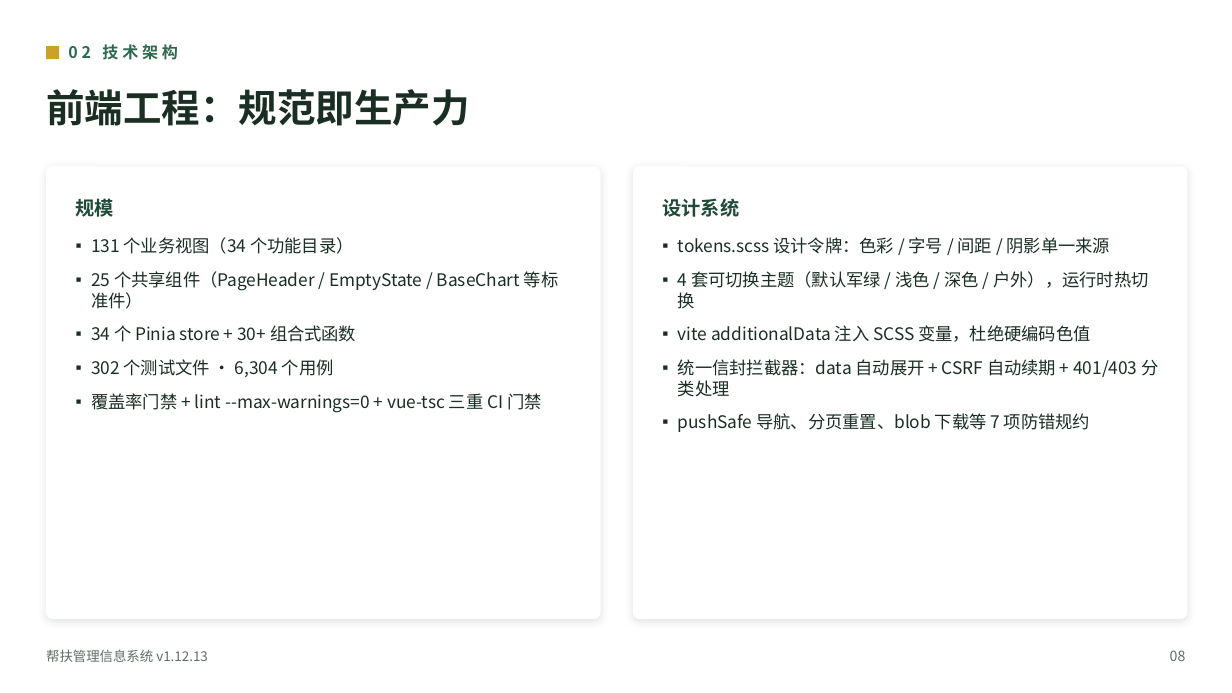
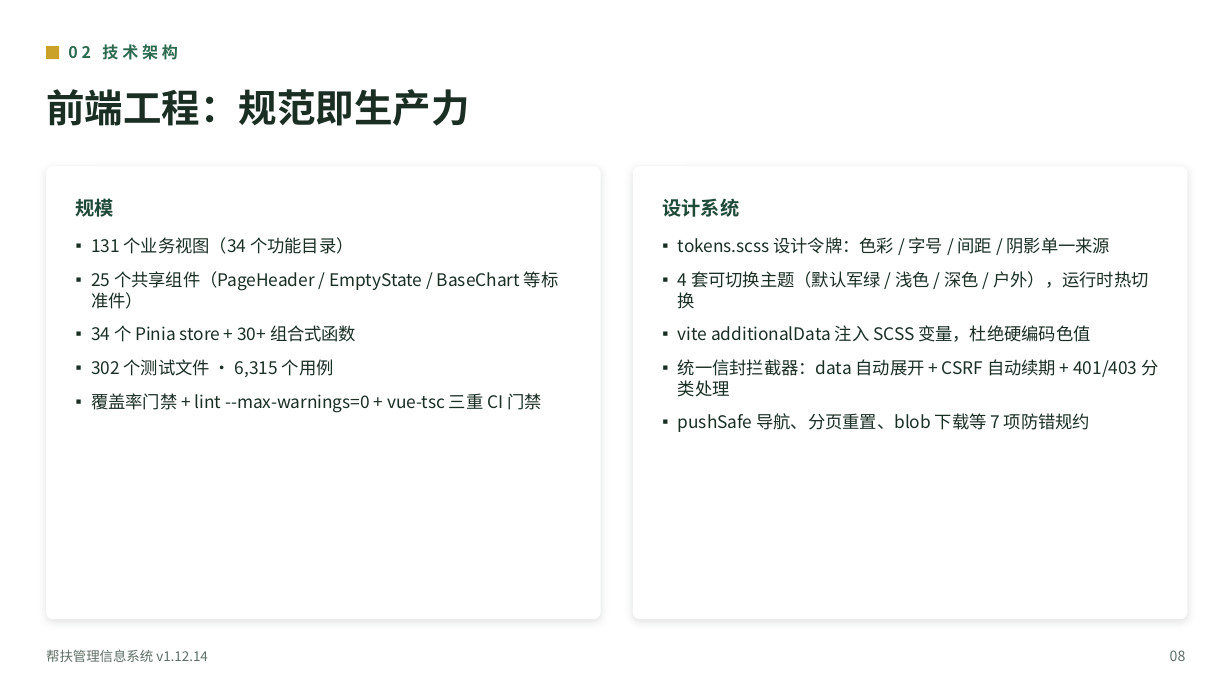
Before and after one commit to lzh745200/MRRS, a slide deck: slide 10 of docs/帮扶管理信息系统介绍.pptx. Drawn at 1232x693 pixels with LibreOffice and Linux fonts; fonts in the diff are those of the drawing. Boxes give left, top, right and bottom in pixels: in the first picture for what was removed or moved away, otherwise in the second. Text is boxed around its words. In the diff, an @@ line names an element or a change of style, - is before the commit and + after.

Commit message:
chore(release): v1.12.14 版本统一（12 处）+ 文档/PPT 同步实际实现 + CI 加固
版本：package.json 1.12.13 → 1.12.14，sync-version --write 覆盖 12 个文件
（frontend/package.json、config.py、constants.ts、version.txt、README badge、
docker-compose、Dockerfile.kylin-standalone、build.ps1、build-kylin.sh 等），
--check 通过。

文档同步（确保与实际实现一致）：
- README / AGENTS.md / 项目文件结构说明.md：用例口径 → 后端 12,005
  （607 测试文件）/ 前端 6,315（303 文件），版本与验证日期
- docs/build_ppt.js → 重生成 PPTX（两份副本 MD5 一致；解包核验新口径命中、
  旧口径为 0）
- ADR-0010：补记实际落地状态（此前声称的"Electron 仅触发 / 移除自带清理 /
  清理交后端"一直未实现，本轮才落地）、新增 backup_interval_days（默认
  30→1 天）与 trigger=auto 语义、备份计划端点管理员权限
- API 文档：首登强制改密 403 规则、分页参数钳制口径、POST /system/backup
  的 trigger、PUT /system/backup/schedule 权限、GET /policies 列表不含 content
- 修正与实现不符的说明：部署指南"首次启动自动生成随机密码"（实为出厂口令，
  且 ADR-0008 早已记载随机口令机制已移除）、用户手册备份章节频率/保留语义、
  架构约定 RPO 行
- kylin.env 注释更正（原称"留空自动生成随机强密码"，代码无此分支）

CI：nightly-full 的裸 npm ci 移植 pr-checks 的 fetch 超时 + 3 次幂等重试 +
失败 ::error::（2026-10-05 nightly 即因 registry 抖动红，且不阻塞发版）。

清理：删除 44 个根目录会话诊断残留（_build_*/_ci_*/_p24_* 等，均为
gitignored 本地产物）；统一本次改动文件行尾为 LF（修复本地 prettier
误报 1408 条 → 0）。

```diff
--- a/docs/帮扶管理信息系统介绍.pptx
+++ b/docs/帮扶管理信息系统介绍.pptx
@@ text at (91,359,334,377): text changed @@
-▪ 302 个测试文件 · 6,304 个用例
+▪ 302 个测试文件 · 6,315 个用例
@@ text at (46,649,208,662): text changed @@
-帮扶管理信息系统 v1.12.13
+帮扶管理信息系统 v1.12.14
```
Also in this commit, not shown: 35 other slides changed, 20 other files.
